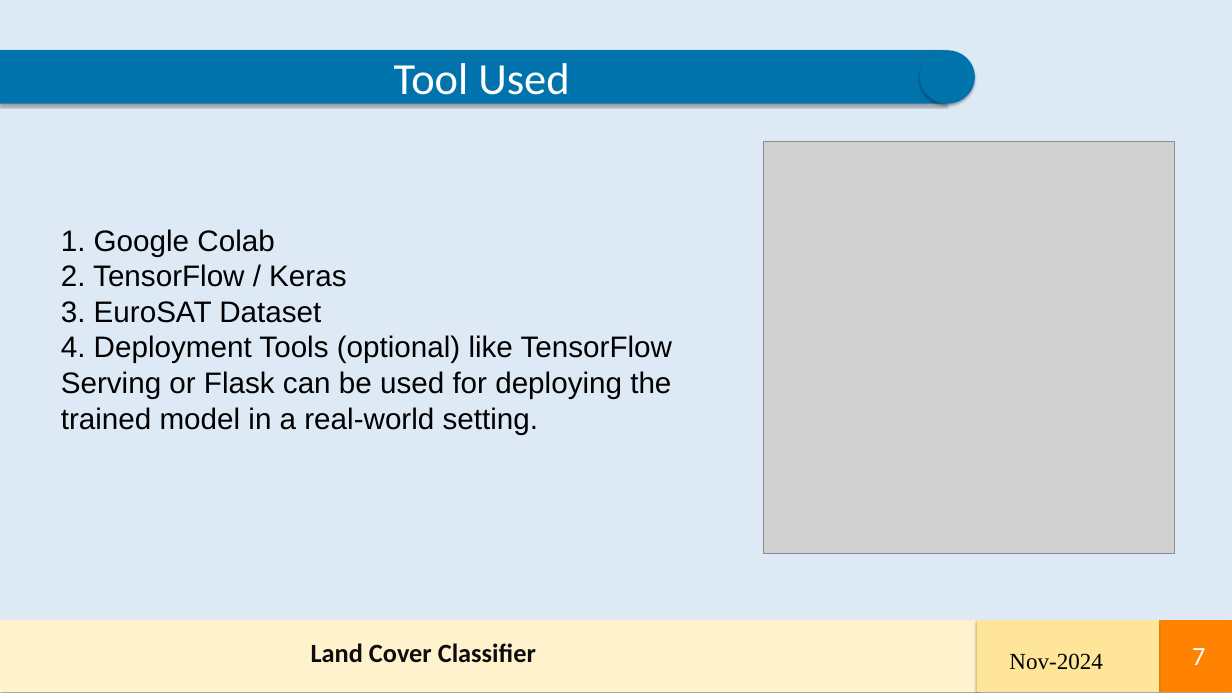
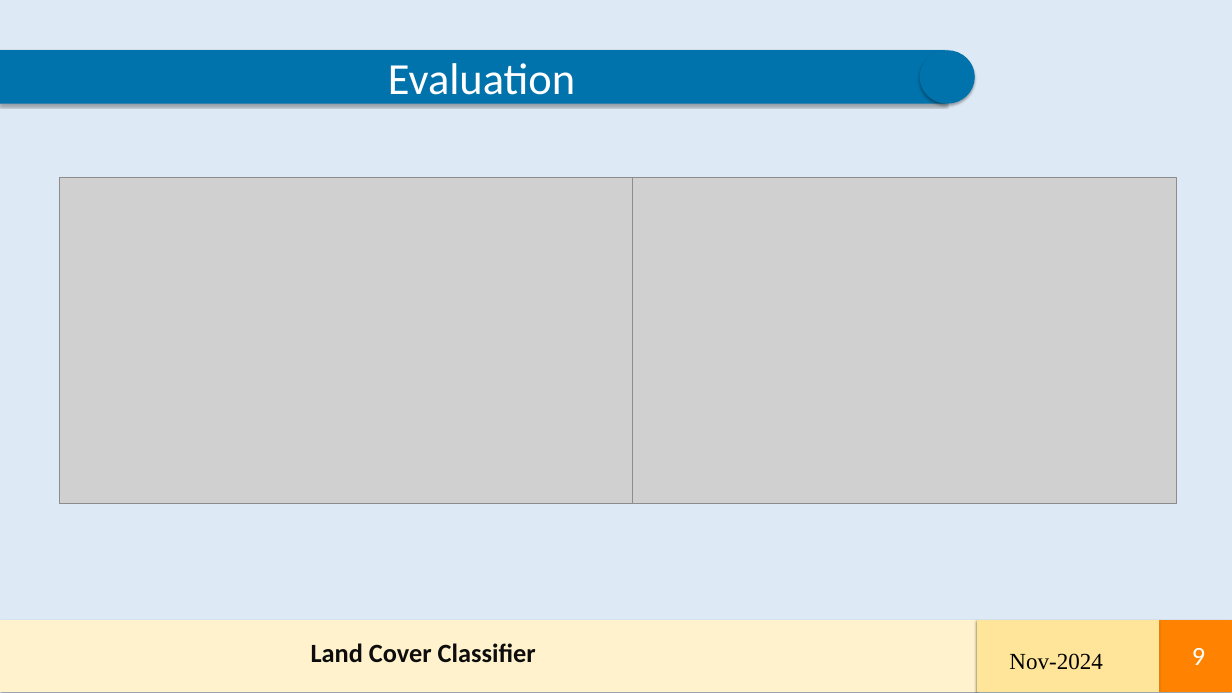
Before and after one commit to Her-Art/DSAI-Capstone-Project, a slide deck: slide 9 of LCC_Capstone_Project.pptx (slide 7 before the commit). Drawn at 1232x693 pixels with LibreOffice and Linux fonts; fonts in the diff are those of the drawing; grey boxes stand for pictures. Boxes give left, top, right and bottom in pixels: in the first picture for what was removed or moved away, otherwise in the second. Text is boxed around its words. In the diff, an @@ line names an element or a change of style, - is before the commit and + after.

```diff
--- a/LCC_Capstone_Project.pptx
+++ b/LCC_Capstone_Project.pptx
@@ text in freeform shape at (388,63,575,105): text changed @@
-Tool Used
+Evaluation
@@ picture added at (59,178,633,504) @@
@@ picture: place and size @@
-picture at (763,142,1175,553)
+picture at (573,178,1176,504)
@@ text removed at (61,229,672,434) @@
-1. Google Colab
-2. TensorFlow / Keras
-3. EuroSAT Dataset
-4. Deployment Tools (optional) like TensorFlow Serving or Flask can be used for deploying the trained model in a real-world setting.
@@ page number at (1192,648,1205,665): text changed @@
-7
+9
```
Also in this commit, not shown: 6 other slides changed, 4 slides added, 1 other file.
